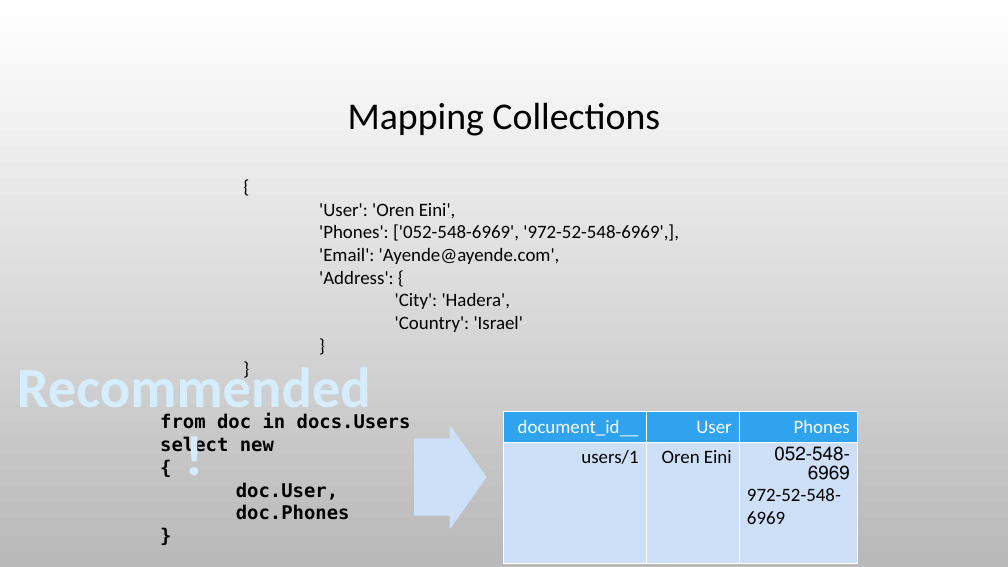
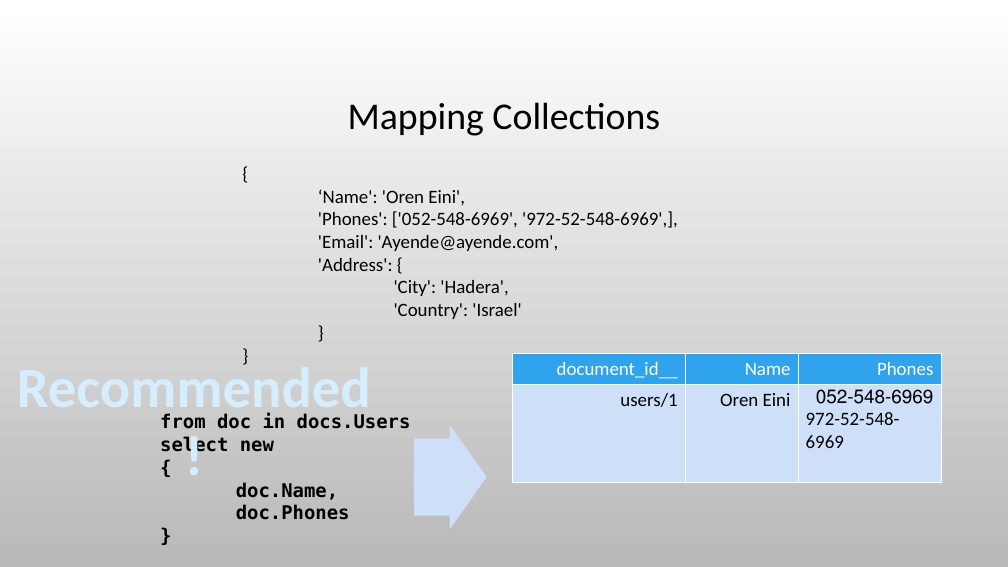
Before and after one commit to myarichuk/SeminarStuff, a slide deck: slide 10 of Presentations/Indexes.pptx. Drawn at 1008x567 pixels with LibreOffice and Linux fonts; fonts in the diff are those of the drawing; background and template pictures are left out. Boxes give left, top, right and bottom in pixels: in the first picture for what was removed or moved away, otherwise in the second. Text is boxed around its words. In the diff, an @@ line names an element or a change of style, - is before the commit and + after.

```diff
--- a/Presentations/Indexes.pptx
+++ b/Presentations/Indexes.pptx
@@ text "{": place and size @@
-text "{" at [319,203,679,332]
+text "{" at [318,189,678,319]
@@ text at [318,189,465,205]: text changed @@
-'User': 'Oren Eini',
+‘Name': 'Oren Eini',
@@ table at [513,354,941,506] @@
-row 1, column 2: User
+row 1, column 2: Name
@@ table: place and size @@
-table at [504,411,858,563]
+table at [513,354,941,506]
@@ text at [236,482,338,500]: text changed @@
-{
-doc.User,
+{
+doc.Name,
```
Also in this commit, not shown: 12 other slides changed, 1 slide removed, 12 other files.
